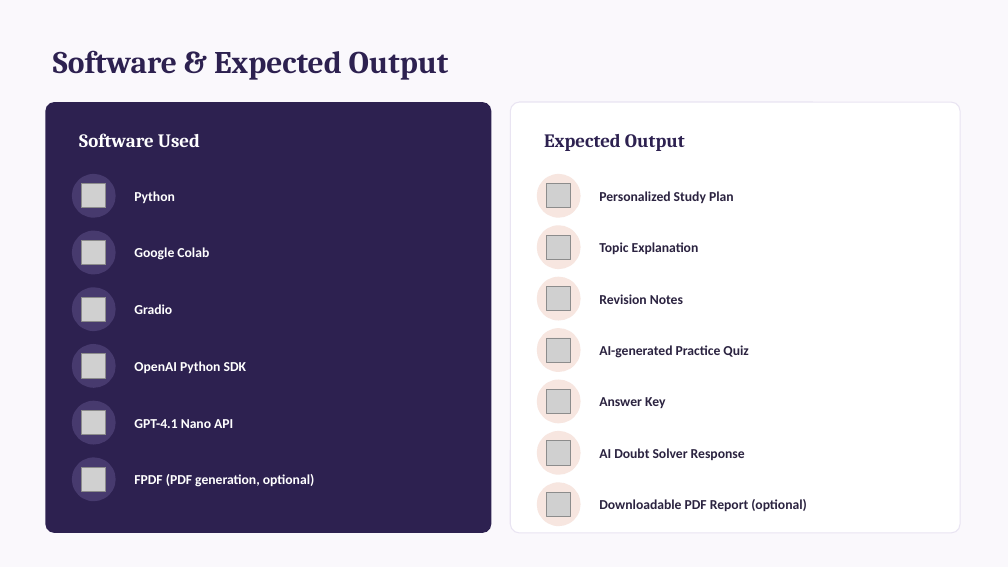
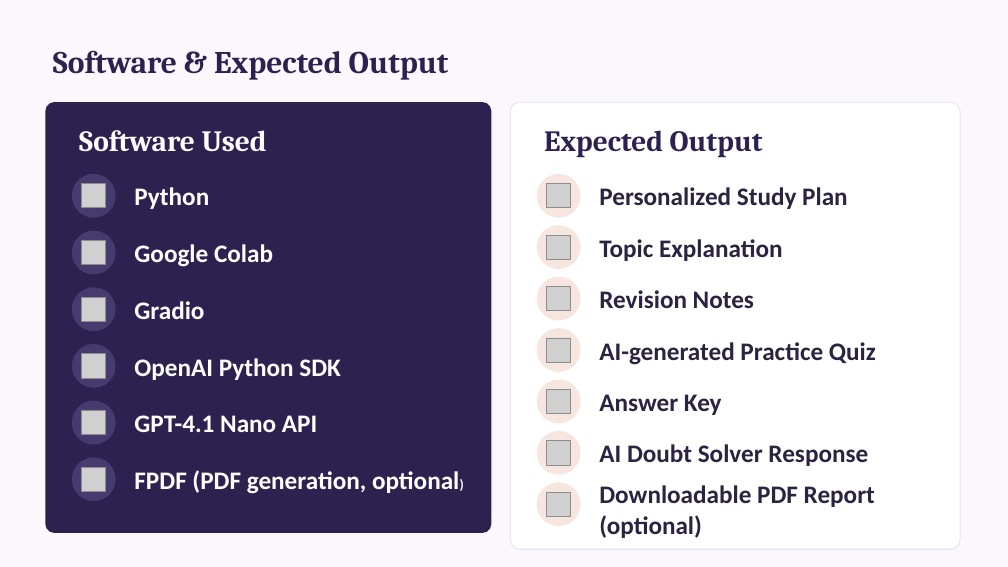
Before and after one commit to Preetha2426/StudyGenie-AI, a slide deck: slide 6 of StudyGenieAI.pptx. Drawn at 1008x567 pixels with LibreOffice and Linux fonts; fonts in the diff are those of the drawing; grey boxes stand for pictures. Boxes give left, top, right and bottom in pixels: in the first picture for what was removed or moved away, otherwise in the second. Text is boxed around its words. In the diff, an @@ line names an element or a change of style, - is before the commit and + after.

```diff
--- a/StudyGenieAI.pptx
+++ b/StudyGenieAI.pptx
@@ rounded rectangle: place and size @@
-rounded rectangle at (510,102,960,533)
+rounded rectangle at (510,102,960,550)
@@ text "Software Used" at (79,130,267,152): size 18 to 28 pt @@
@@ text "Expected Output" at (544,130,763,158): size 18 to 28 pt @@
@@ size 13 to 24 pt in 13 elements at (134,187,209,209), (134,244,273,267), (134,301,204,319), (134,358,341,380), (134,415,317,432), (134,470,459,494), (599,187,848,209), (599,239,782,261), (599,290,754,308), (599,342,876,365), (599,394,722,415), (599,444,868,466), (599,485,875,538) @@
```
Also in this commit, not shown: 7 other slides changed, 1 other file.
